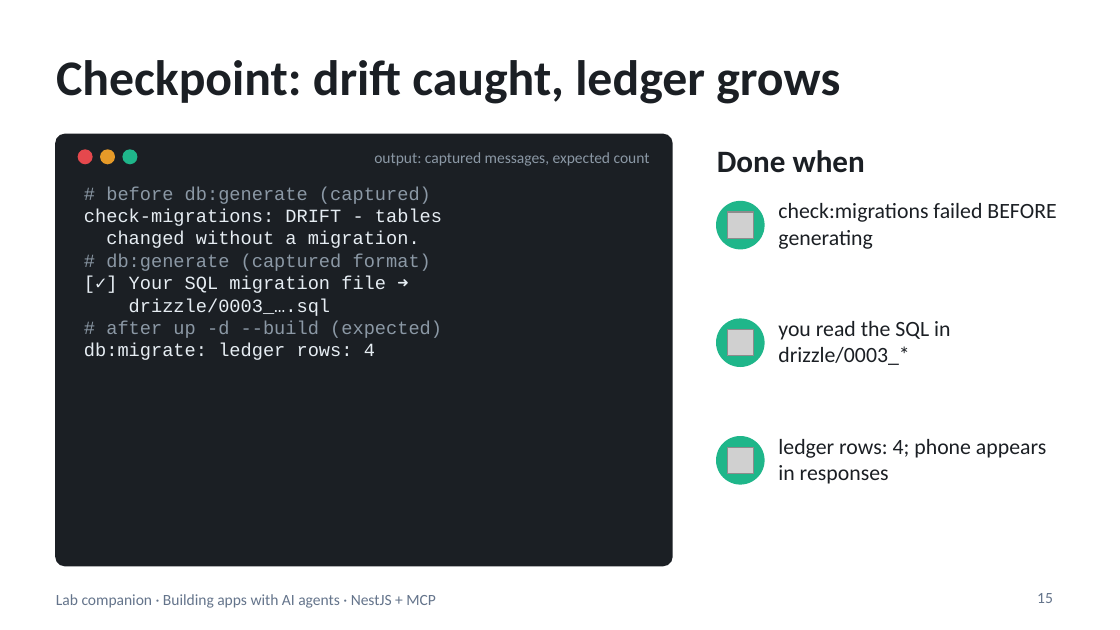
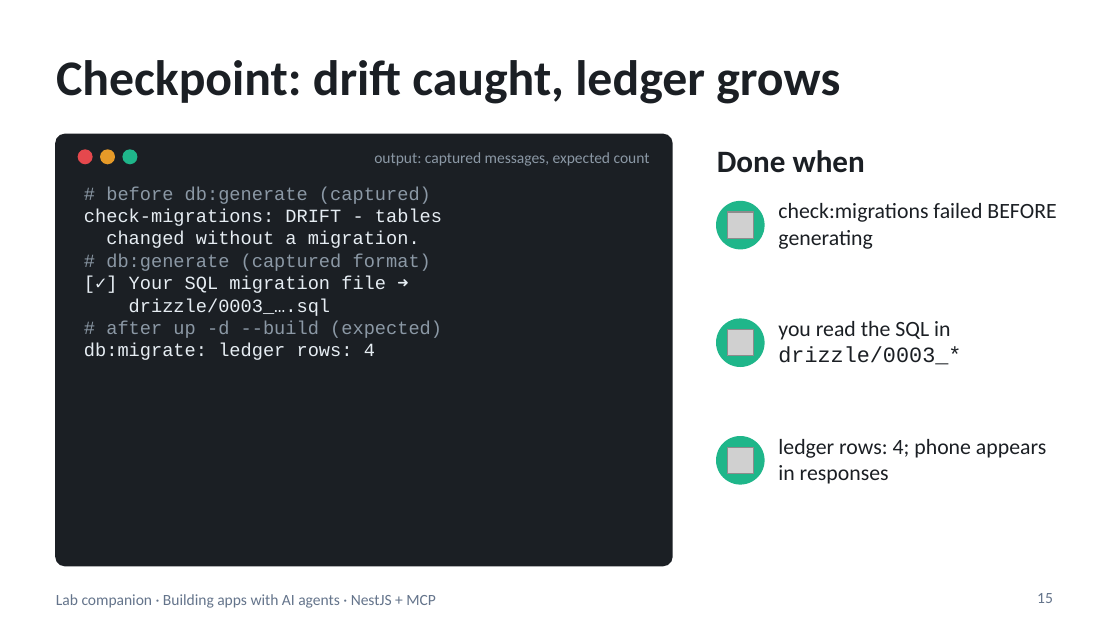
Before and after one commit to blazaga/ai-training-modules, a slide deck: slide 15 of docs/ai-agent-training/slides/lab-companion.pptx. Drawn at 1120x630 pixels with LibreOffice and Linux fonts; fonts in the diff are those of the drawing; grey boxes stand for pictures. Boxes give left, top, right and bottom in pixels: in the first picture for what was removed or moved away, otherwise in the second. Text is boxed around its words. In the diff, an @@ line names an element or a change of style, - is before the commit and + after.

```diff
--- a/docs/ai-agent-training/slides/lab-companion.pptx
+++ b/docs/ai-agent-training/slides/lab-companion.pptx
@@ text "you read the SQL in ..." at bbox=[778, 321, 961, 365]: font Calibri to Courier New in "drizzle/0003_*" @@
```
Also in this commit, not shown: 2 other files.
